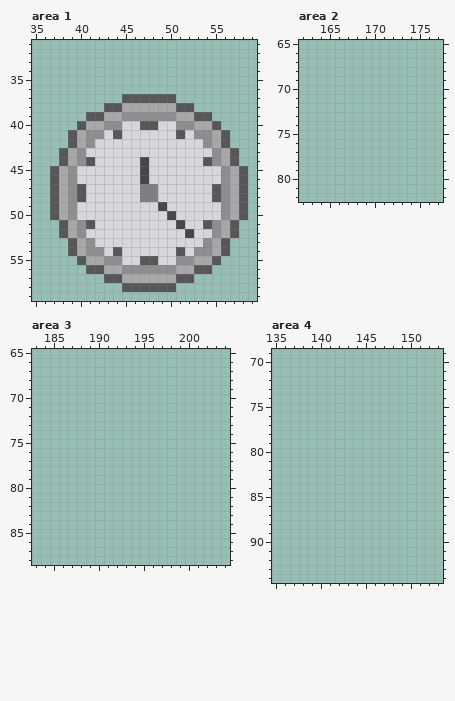
Pixel-art file, stored at 3학년 1학기 1인 개발 프로젝트/TileObjects.aseprite. The picture above was drawn from the file before the commit.
256x256 pixels, 1 frame. Colours within 5 levels of each other are drawn and written as one. Shown: area 1: x 35..59, y 31..59; area 2: x 162..177, y 65..82; area 3: x 183..204, y 65..88; area 4: x 135..153, y 69..94. The commit also changed other parts of the picture, which this record leaves out.
The same view after the edit:
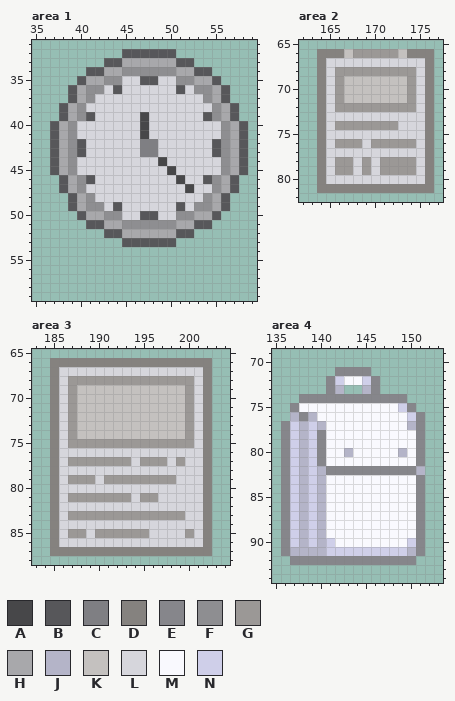
Palette (. is transparent): A #474749  B #57575a  C #7f7f83  D #85827f  E #86868b  F #8e8e91  G #9b9896  H #a8a8ab  J #b4b4c8  K #c4c1bf  L #d6d6dc  M #f9f9fe  N #cfcfe9
Change:
Changed rows in their new state; - is an unchanged pixel.
Area 1:
first column x 37:
32 --------BBBBBB--------
33 ------BBHHHHHHBB------
34 ----BBHHFFFFFFHHBB----
35 ---BHHFFLLBBLLFFHHB---
36 --BHFFLBLLLLLLBLFFHB--
37 --BHFLLLLLLLLLLLLFHB--
38 -BHFLLLLLLLLLLLLLLFHB-
39 -BHF-LLLLLALLLLLL-FHB-
40 BHFLLLLL--AL--LLLLLFHB
41 BHFLLL-L--A---L-LLLFHB
42 BHFBL-----CC-----LBFHB
43 BHFB------CC------BFHB
44 BHFLL-----L-A----LLFHB
45 ----------L--A--------
46 .BHFB-----L---A--BFHB.
47 .BHF------LL---A--FHB.
48 ..BHF-----LL-----FHB..
49 ..BHFF-B----L-B-FFHB..
50 ...BHHFF--BB-LFFHHB...
51 -...-BHHFFFFFFHHB-...-
52 -.....BBHHHHHHBB.....-
53 --......BBBBBB......--
54 --..................--
55 ---................---
56 ----..............----
57 ------..........------
58 --------......--------
Area 2:
first column x 164:
66 DDDKGGGGGKDDD
67 DLLLLLLLLLLLD
68 DLGGGGGGGGGLD
69 DLGKKKKKKKGLD
70 DLGKKKKKKKGLD
71 DLGKKKKKKKGLD
72 DLGGGGGGGGGLD
73 DLLLLLLLLLLLD
74 DLGGGGGGGLLLD
75 DLLLLLLLLLLLD
76 DLGGGLGGGGGLD
77 DLLLLLLLLLLLD
78 DLGGLGLGGGGLD
79 DLGGLGLGGGGLD
80 DLLLLLLLLLLLD
81 DDDDDDDDDDDDD
Area 3:
first column x 185:
66 DDDDDDDDDDDDDDDDDD
67 DLLLLLLLLLLLLLLLLD
68 DLGGGGGGGGGGGGGGLD
69 DLGKKKKKKKKKKKKGLD
70 DLGKKKKKKKKKKKKGLD
71 DLGKKKKKKKKKKKKGLD
72 DLGKKKKKKKKKKKKGLD
73 DLGKKKKKKKKKKKKGLD
74 DLGKKKKKKKKKKKKGLD
75 DLGGGGGGGGGGGGGGLD
76 DLLLLLLLLLLLLLLLLD
77 DLGGGGGGGLGGGLGLLD
78 DLLLLLLLLLLLLLLLLD
79 DLGGGLGGGGGGGGLLLD
80 DLLLLLLLLLLLLLLLLD
81 DLGGGGGGGLGGLLLLLD
82 DLLLLLLLLLLLLLLLLD
83 DLGGGGGGGGGGGGGLLD
84 DLLLLLLLLLLLLLLLLD
85 DLGGLGGGGGGLLLLGLD
86 DLLLLLLLLLLLLLLLLD
87 DDDDDDDDDDDDDDDDDD
Area 4:
first column x 136:
71 ------EEEE------
72 -----ENMMNE-----
73 -----EJ--JE-----
74 --EEEEEEEEEEEE--
75 -EMMMMMMMMMMMNE-
76 -JEJMMMMMMMMMMNE
77 ENJNJMMMMMMMMMJE
78 ENJNEMMMMMMMMMME
79 ENJNEMMMMMMMMMME
80 ENJNEMMJMMMMMJME
81 ENJNEMMMMMMMMMME
82 ENJNJEEEEEEEEEEJ
83 ENJNJMMMMMMMMMME
84 ENJNJMMMMMMMMMME
85 ENJNJMMMMMMMMMME
86 ENJNJMMMMMMMMMME
87 ENJNJMMMMMMMMMME
88 ENJNJMMMMMMMMMME
89 ENJNJMMMMMMMMMME
90 ENJNJNMMMMMMMMNE
91 EJJJJNNNNNNNNNJE
92 -EEEEEEEEEEEEEE-
Where, in picture pixels (left, top, right, bottom), the same in both pictures:
changed: (50, 49, 248, 292)
added: (317, 49, 434, 193)
added: (50, 358, 212, 556)
added: (281, 367, 425, 565)
